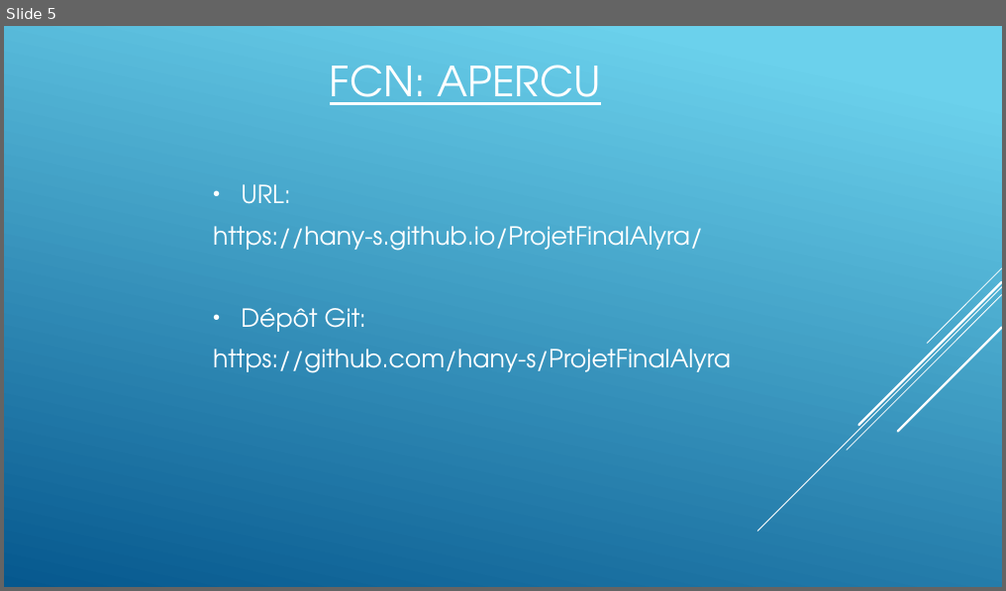
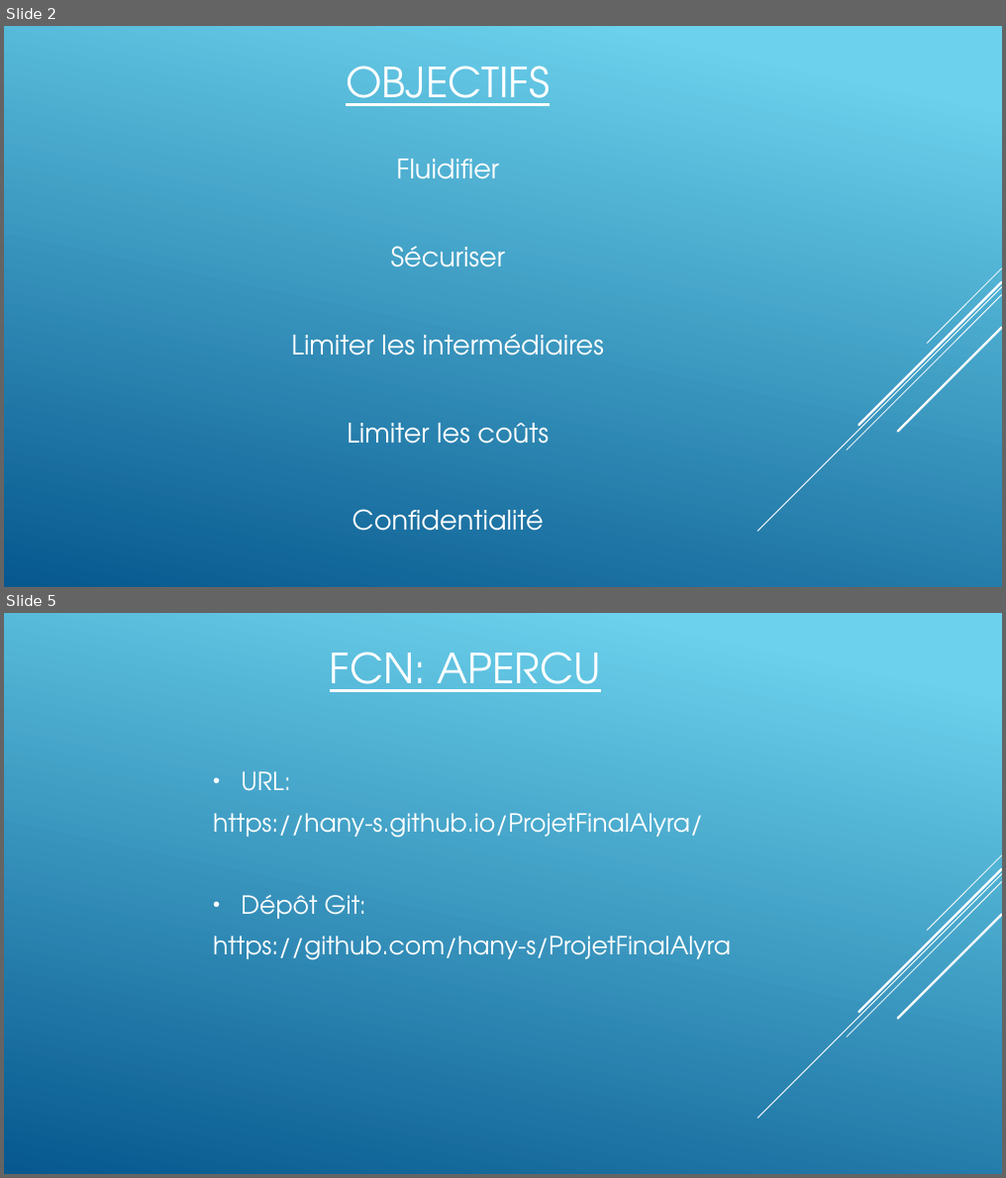
Before and after one commit to Louvivien/ProjetFinalAlyra, a slide deck: présentation/PROJET DE FIN D’ETUDE ALYRA - Hany Salah.pptx. Shown one above the other, each under a label of ours: slide 5 before the commit, slides 2 and 5 after it; the slides between them are not shown. The pictures are 1006x591 and 1006x1178 pixels, drawn with LibreOffice and Linux fonts; fonts in the diff are those of the drawing. Boxes give left, top, right and bottom in pixels: in the first picture for what was removed or moved away, otherwise in the second. Text is boxed around its words. In the diff, an @@ line names an element or a change of style, - is before the commit and + after.

```diff
--- a/présentation/PROJET DE FIN D’ETUDE ALYRA - Hany Salah.pptx
+++ b/présentation/PROJET DE FIN D’ETUDE ALYRA - Hany Salah.pptx
@@ slide 2 added at (4,26,1002,587), background gradient #6ED2EB to #06588E; not listed: 5 template elements that a slide beside it also shows @@
@@ title added at (346,66,549,106), 40 pt, text #FFFFFF, underline @@
+OBJECTIFS
@@ text added at (291,159,604,531), 25.9 pt, text #FFFFFF @@
+Fluidifier
+Sécuriser
+Limiter les intermédiaires
+Limiter les coûts
+Confidentialité
```
Also in this commit, not shown: 1 slide changed, 2 other slides added, 3 slides removed, 12 other files.
